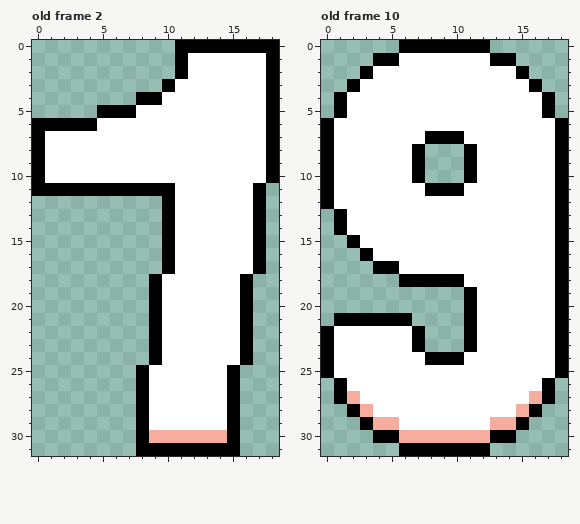
Two states of a pixel-art file, assets_src/pos_indicator.aseprite. The first picture shows the starting point.
19x32 pixels, 11 frames. Shown: old frame 2, old frame 10. The commit also changed other frames, which this record leaves out.
After the commit:
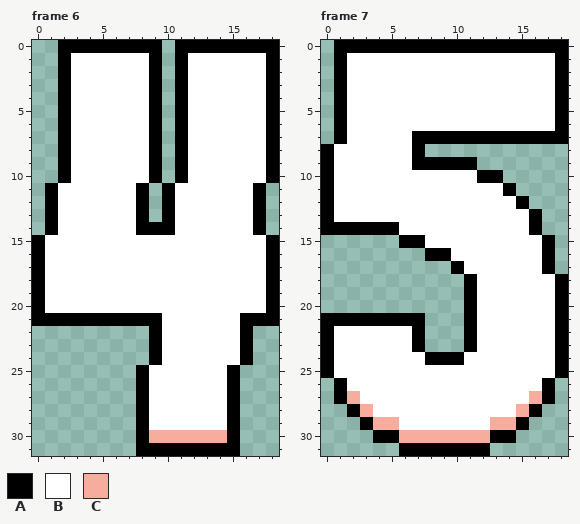
Palette (. is transparent): A #000000  B #ffffff  C #f7ad9e
A new or re-ordered frame is compared with the old frame closest to it.
Author's note on the commit: finish position indicator sprites
Change:
frames 11 -> 10
frames re-ordered
--- frame 6 against old frame 2
@@ x 0..18 @@
- 0 ...........AAAAAAAA
- 1 ...........ABBBBBBA
- 2 ...........ABBBBBBA
- 3 ..........ABBBBBBBA
- 4 ........AABBBBBBBBA
- 5 .....AAABBBBBBBBBBA
- 6 AAAAABBBBBBBBBBBBBA
- 7 ABBBBBBBBBBBBBBBBBA
- 8 ABBBBBBBBBBBBBBBBBA
- 9 ABBBBBBBBBBBBBBBBBA
-10 ABBBBBBBBBBBBBBBBBA
-11 AAAAAAAAAAABBBBBBA.
-12 ..........ABBBBBBA.
-13 ..........ABBBBBBA.
-14 ..........ABBBBBBA.
-15 ..........ABBBBBBA.
-16 ..........ABBBBBBA.
-17 ..........ABBBBBBA.
-18 .........ABBBBBBA..
-19 .........ABBBBBBA..
-20 .........ABBBBBBA..
-21 .........ABBBBBBA..
+ 0 ..AAAAAAAA.AAAAAAAA
+ 1 ..ABBBBBBA.ABBBBBBA
+ 2 ..ABBBBBBA.ABBBBBBA
+ 3 ..ABBBBBBA.ABBBBBBA
+ 4 ..ABBBBBBA.ABBBBBBA
+ 5 ..ABBBBBBA.ABBBBBBA
+ 6 ..ABBBBBBA.ABBBBBBA
+ 7 ..ABBBBBBA.ABBBBBBA
+ 8 ..ABBBBBBA.ABBBBBBA
+ 9 ..ABBBBBBA.ABBBBBBA
+10 ..ABBBBBBA.ABBBBBBA
+11 .ABBBBBBA.ABBBBBBA.
+12 .ABBBBBBA.ABBBBBBA.
+13 .ABBBBBBA.ABBBBBBA.
+14 .ABBBBBBAAABBBBBBA.
+15 ABBBBBBBBBBBBBBBBBA
+16 ABBBBBBBBBBBBBBBBBA
+17 ABBBBBBBBBBBBBBBBBA
+18 ABBBBBBBBBBBBBBBBBA
+19 ABBBBBBBBBBBBBBBBBA
+20 ABBBBBBBBBBBBBBBBBA
+21 AAAAAAAAAABBBBBBAAA
 22 .........ABBBBBBA..
--- frame 7 is new; against old frame 10
@@ x 0..18 @@
- 0 ......AAAAAAA......
- 1 ....AABBBBBBBAA....
- 2 ...ABBBBBBBBBBBA...
- 3 ..ABBBBBBBBBBBBBA..
- 4 .ABBBBBBBBBBBBBBBA.
- 5 .ABBBBBBBBBBBBBBBA.
- 6 ABBBBBBBBBBBBBBBBBA
- 7 ABBBBBBBAAABBBBBBBA
- 8 ABBBBBBA...ABBBBBBA
- 9 ABBBBBBA...ABBBBBBA
-10 ABBBBBBA...ABBBBBBA
-11 ABBBBBBBAAABBBBBBBA
-12 ABBBBBBBBBBBBBBBBBA
-13 .ABBBBBBBBBBBBBBBBA
-14 .ABBBBBBBBBBBBBBBBA
-15 ..ABBBBBBBBBBBBBBBA
-16 ...ABBBBBBBBBBBBBBA
-17 ....AABBBBBBBBBBBBA
-18 ......AAAAABBBBBBBA
+ 0 .AAAAAAAAAAAAAAAAAA
+ 1 .ABBBBBBBBBBBBBBBBA
+ 2 .ABBBBBBBBBBBBBBBBA
+ 3 .ABBBBBBBBBBBBBBBBA
+ 4 .ABBBBBBBBBBBBBBBBA
+ 5 .ABBBBBBBBBBBBBBBBA
+ 6 .ABBBBBBBBBBBBBBBBA
+ 7 .ABBBBBAAAAAAAAAAAA
+ 8 ABBBBBBA...........
+ 9 ABBBBBBAAAAA.......
+10 ABBBBBBBBBBBAA.....
+11 ABBBBBBBBBBBBBA....
+12 ABBBBBBBBBBBBBBA...
+13 ABBBBBBBBBBBBBBBA..
+14 AAAAAABBBBBBBBBBA..
+15 ......AABBBBBBBBBA.
+16 ........AABBBBBBBA.
+17 ..........ABBBBBBA.
+18 ...........ABBBBBBA
 19 ...........ABBBBBBA
 20 ...........ABBBBBBA
-21 .AAAAAA....ABBBBBBA
+21 AAAAAAAA...ABBBBBBA
 22 ABBBBBBA...ABBBBBBA
